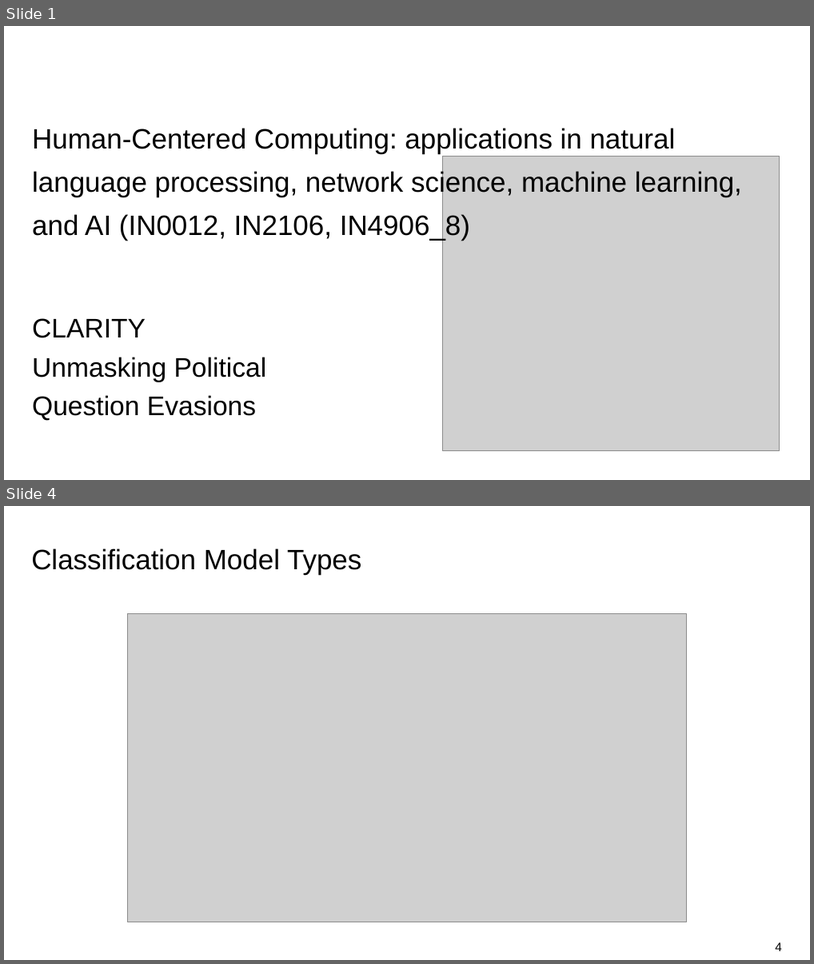
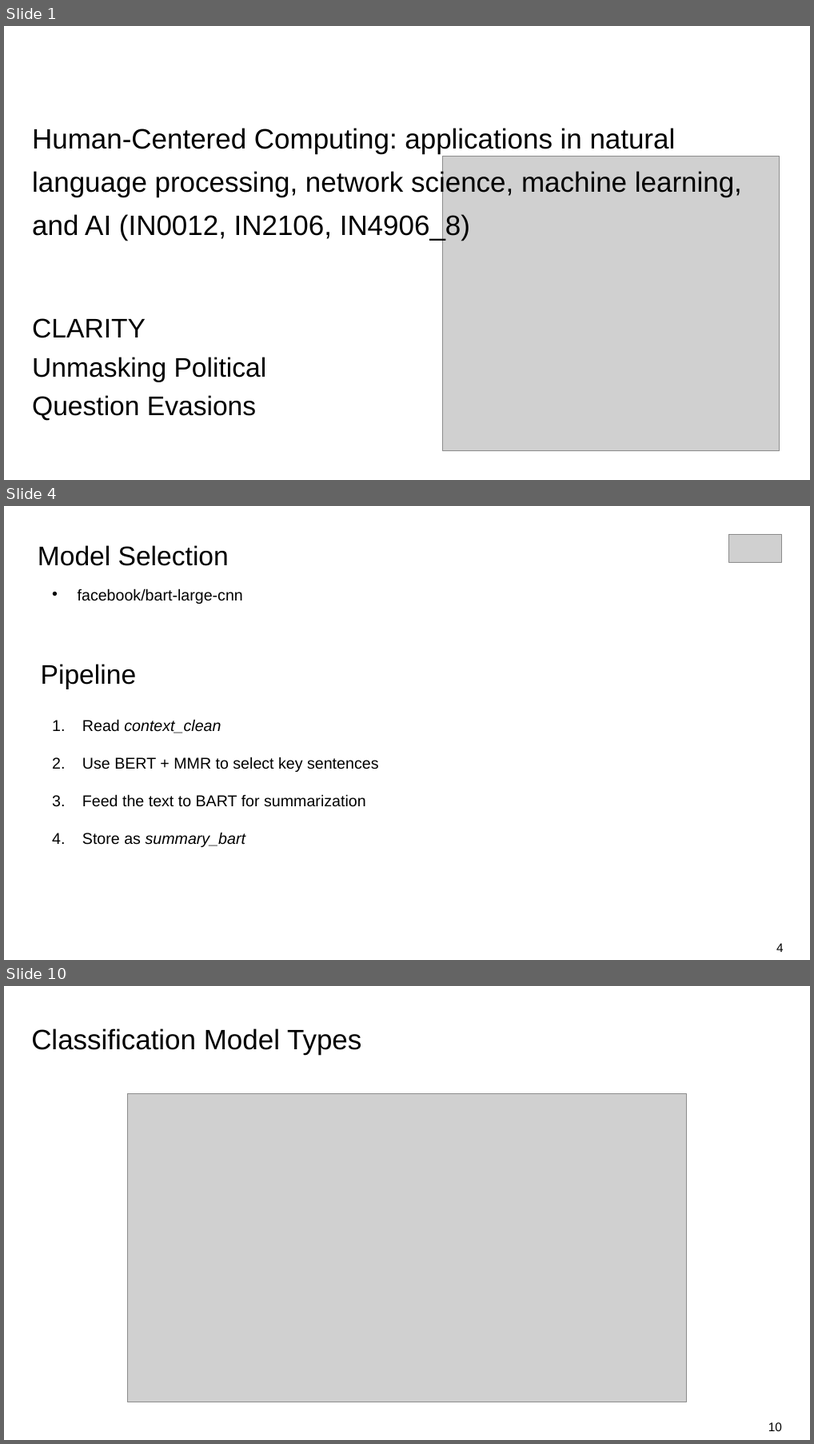
Before and after one commit to omarelbeltagy/clarity, a slide deck: assets/presentation/03 - Pipeline and Initial Experiments.pptx. Shown one above the other, each under a label of ours: slides 1 and 4 before the commit, slides 1, 4 and 10 after it; the slides between them are not shown. The pictures are 814x964 and 814x1444 pixels, drawn with LibreOffice and Linux fonts; fonts in the diff are those of the drawing; grey boxes stand for pictures; background and template pictures are left out. Boxes give left, top, right and bottom in pixels: in the first picture for what was removed or moved away, otherwise in the second. Text is boxed around its words. In the diff, an @@ line names an element or a change of style, - is before the commit and + after.

```diff
--- a/assets/presentation/03 - Pipeline and Initial Experiments.pptx
+++ b/assets/presentation/03 - Pipeline and Initial Experiments.pptx
@@ slide 4 added at (4, 506, 810, 960), background #FFFFFF @@
@@ text added at (38, 545, 229, 566), 24 pt, text #000000 @@
+Model Selection
@@ picture added at (729, 534, 782, 562) @@
@@ text added at (78, 588, 243, 604), 14 pt, text #000000 @@
+• facebook/bart-large-cnn
@@ text added at (41, 664, 137, 689), 24 pt, text #000000 @@
+Pipeline
@@ text added at (82, 719, 378, 847), 14 pt, text #000000 @@
+1. Read context_clean
+2. Use BERT + MMR to select key sentences
+3. Feed the text to BART for summarization
+4. Store as summary_bart
@@ text added at (777, 943, 784, 952), 11 pt, text #000000 @@
+4
@@ what was slide 4 is now slide 10 @@
@@ page number at (769, 1422, 782, 1431): text changed @@
-4
+10
```
Also in this commit, not shown: 4 slides changed, 7 other slides added, 6 slides removed.
